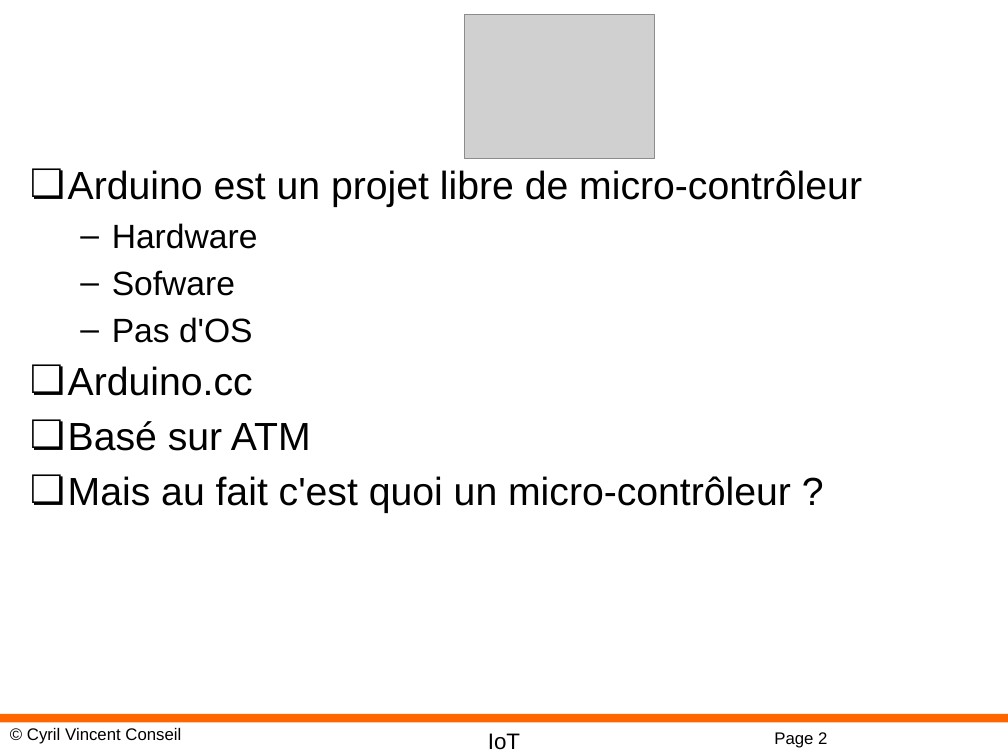
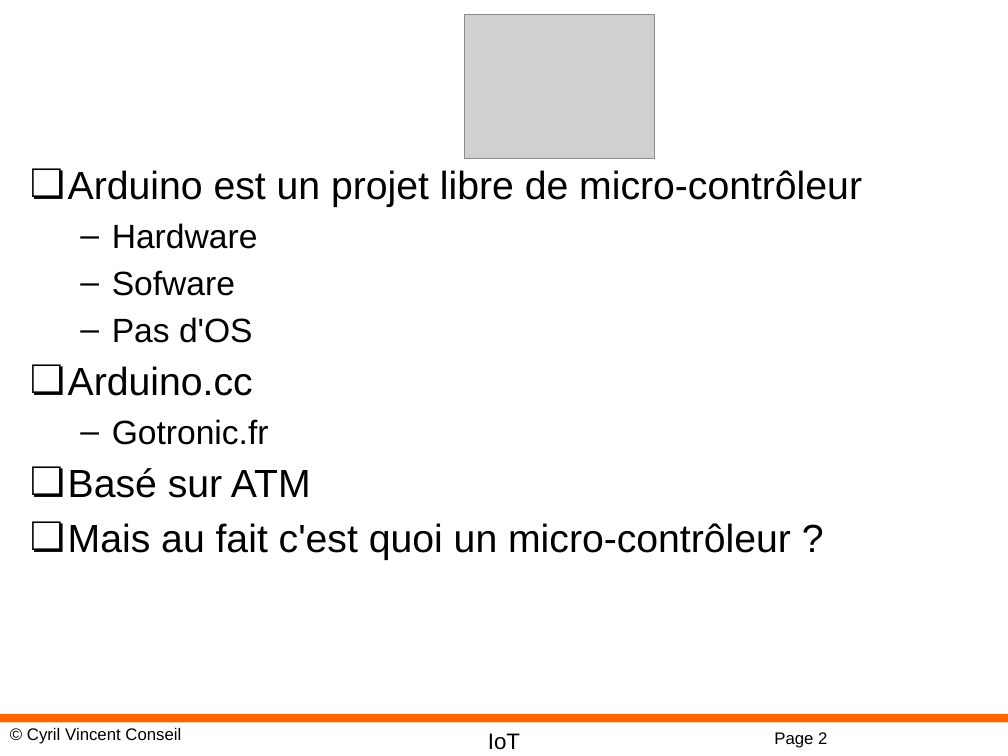
Before and after one commit to cyrilvincent/IoT, a slide deck: slide 2 of ppt/IoT02-Arduino.pptx. Drawn at 1008x756 pixels with LibreOffice and Linux fonts; fonts in the diff are those of the drawing; grey boxes stand for pictures; background and template pictures are left out. Boxes give left, top, right and bottom in pixels: in the first picture for what was removed or moved away, otherwise in the second. Text is boxed around its words. In the diff, an @@ line names an element or a change of style, - is before the commit and + after.

```diff
--- a/ppt/IoT02-Arduino.pptx
+++ b/ppt/IoT02-Arduino.pptx
@@ text at (x1=112, y1=419, x2=269, y2=445): paragraph added @@
+  – Gotronic.fr
```
Also in this commit, not shown: 3 other files.
